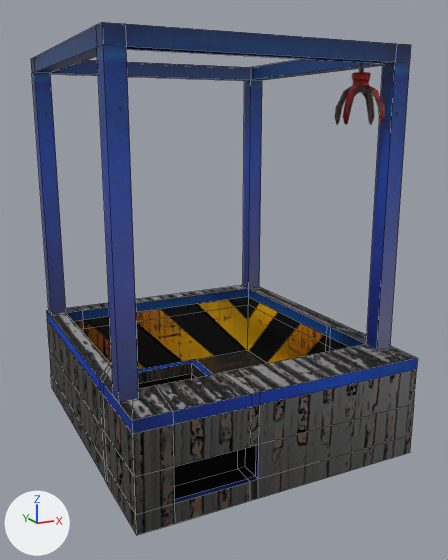
A saved change to the Blender file Assets/Models/blend/ClawMashine.blend.
Rendered twice from a 50 mm lens placed at (-1.92, -4.15, 2.22), pointed at (0.06, -0.22, 1.12). Arrows for +X, +Y and +Z are at lower left; the lights stay in place. Mesh edges are drawn as thin lines on the coarser meshes.

The first picture shows 'Containet', 'Crane'.
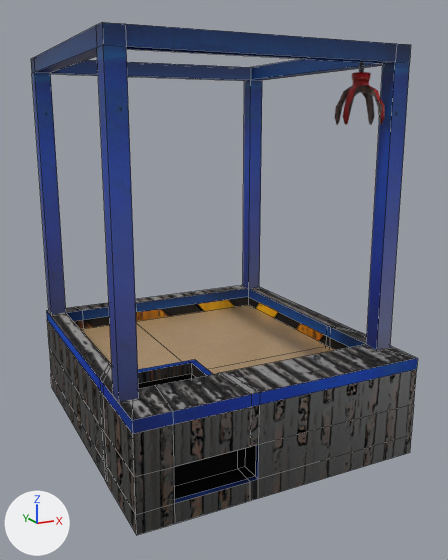
What differs and where, as boxes [x1, y1, x2, y2] in the pictures (448 x 560 px):
'Plane', added (brown): after [80, 305, 335, 374]

The change, as a list of edits to the scene's bpy script:
```text
Add img_cardboard_png:
    img_cardboard_png = load_image('cardboard.png', '../../Textures/cardboard.png', 1024, 1024, 'sRGB')
Add mat_material_004:
    mat_material_004 = principled_material('Material.004')
    mat_material_004.texture = img_cardboard_png
    mat_material_004.roughness = 0.4
Add me_plane:
    me_plane.from_pydata(...)  # 8 vertices, 3 faces; spans x -1.0..1.0, y -1.0..1.0, z -0.05
    me_plane.materials.append(mat_material_004)  # picture img_cardboard_png
Add ob_plane:
    ob_plane = bpy.data.objects.new('Plane', me_plane)
    ob_plane.location = (0.0, -0.027, 0.585)
    ob_plane.scale = (0.971, 0.971, 0.971)
```
